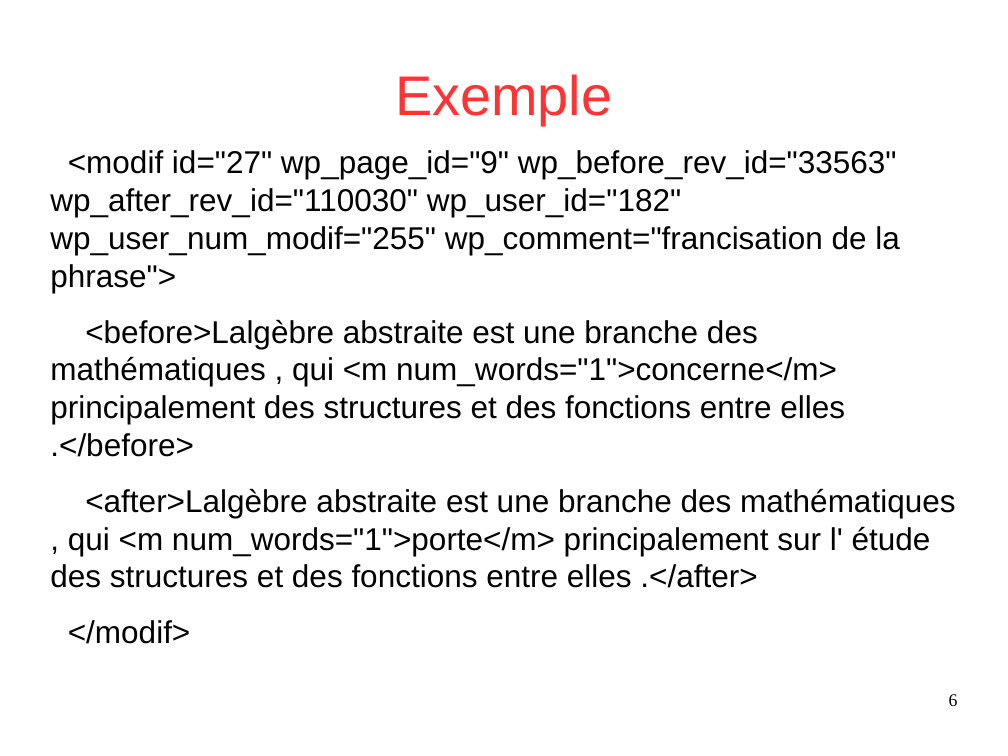
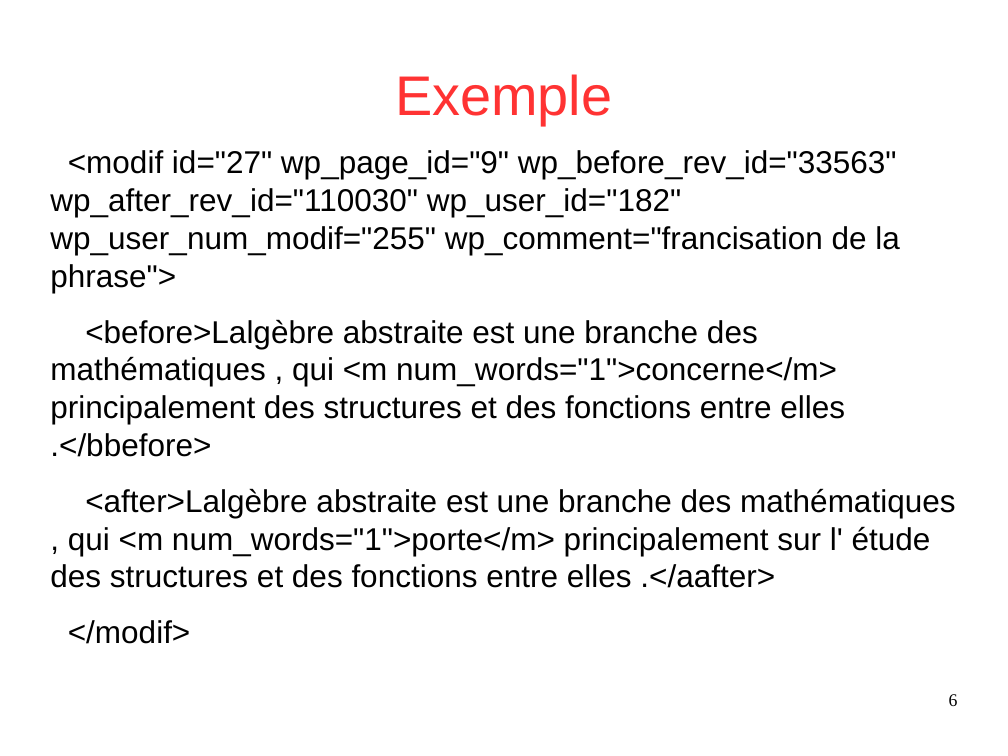
Before and after one commit to Sle3pingForest/StageL3, a slide deck: slide 6 of RapportDamien/presentation.odp. Drawn at 1008x756 pixels with LibreOffice and Linux fonts; fonts in the diff are those of the drawing. Boxes give left, top, right and bottom in pixels: in the first picture for what was removed or moved away, otherwise in the second. Text is boxed around its words. In the diff, an @@ line names an element or a change of style, - is before the commit and + after.

```diff
--- a/RapportDamien/presentation.odp
+++ b/RapportDamien/presentation.odp
@@ text at (50,319,955,588): text changed @@
-<before>Lalgèbre abstraite est une branche des mathématiques , qui <m num_words="1">concerne</m> principalement des structures et des fonctions entre elles .</before>
-<after>Lalgèbre abstraite est une branche des mathématiques , qui <m num_words="1">porte</m> principalement sur l' étude des structures et des fonctions entre elles .</after>
+<before>Lalgèbre abstraite est une branche des mathématiques , qui <m num_words="1">concerne</m> principalement des structures et des fonctions entre elles .</bbefore>
+<after>Lalgèbre abstraite est une branche des mathématiques , qui <m num_words="1">porte</m> principalement sur l' étude des structures et des fonctions entre elles .</aafter>
```
Also in this commit, not shown: 5 other slides changed, 1 other file.
